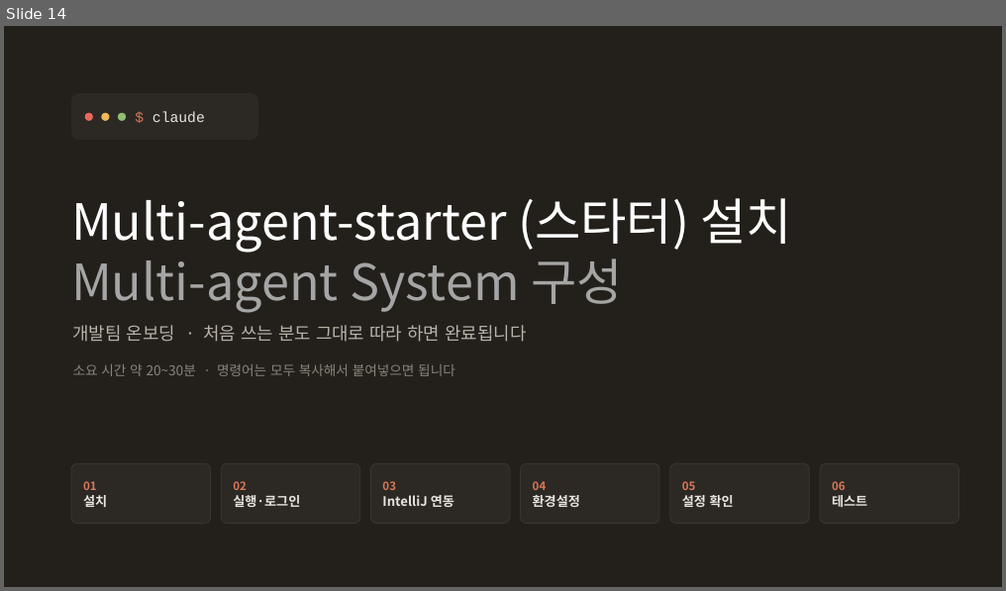
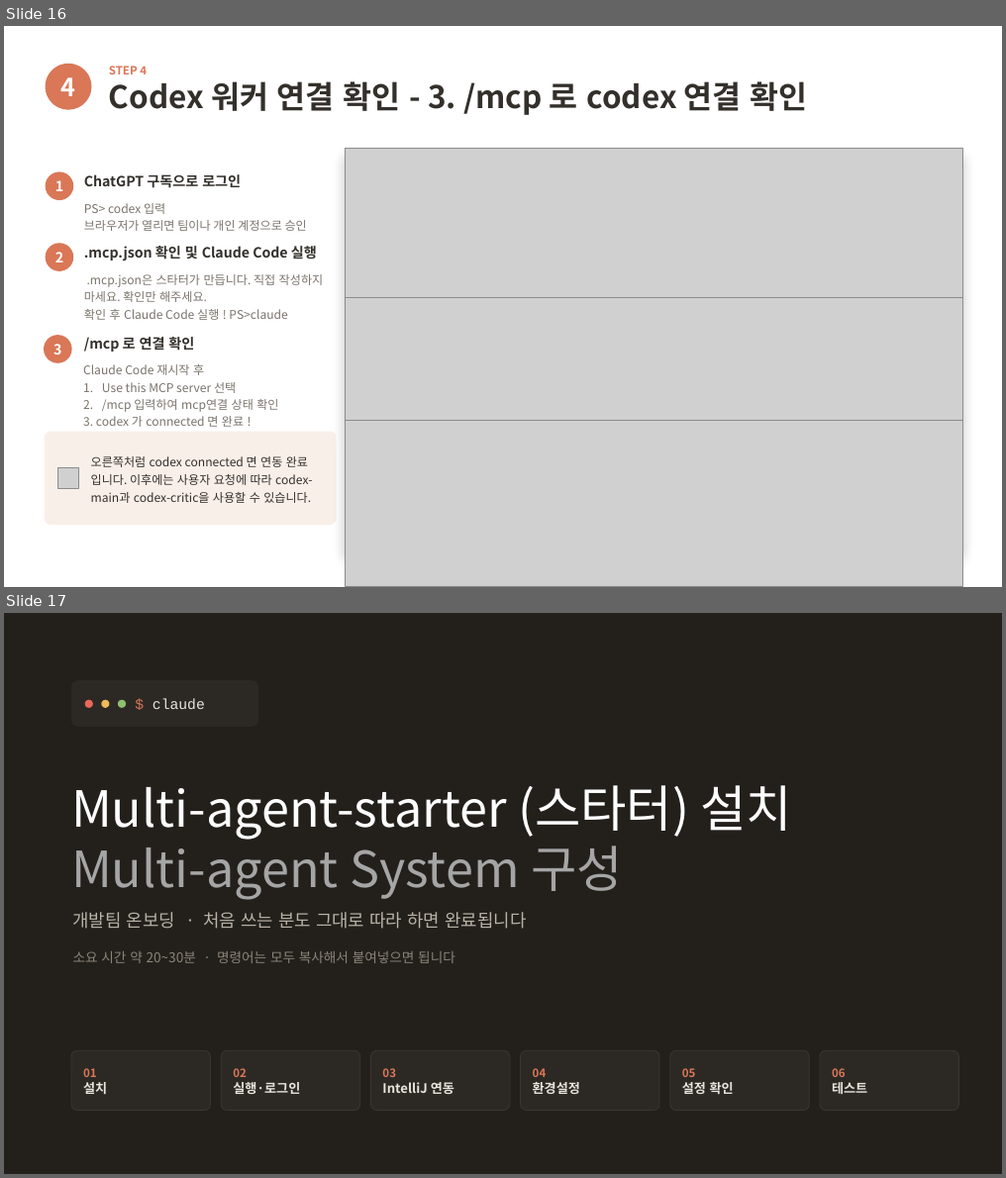
Before and after one commit to 313DEVGRP/Java-Service-Tree-Framework, a slide deck: Multi_Sub_Agent_USE_Manual_v1.0.pptx. Shown one above the other, each under a label of ours: slide 14 before the commit, slides 16 and 17 after it. The pictures are 1006x591 and 1006x1178 pixels, drawn with LibreOffice and Linux fonts; fonts in the diff are those of the drawing; grey boxes stand for pictures. Boxes give left, top, right and bottom in pixels: in the first picture for what was removed or moved away, otherwise in the second. Text is boxed around its words. In the diff, an @@ line names an element or a change of style, - is before the commit and + after.

```diff
--- a/Multi_Sub_Agent_USE_Manual_v1.0.pptx
+++ b/Multi_Sub_Agent_USE_Manual_v1.0.pptx
@@ slide 16 added at <box>4,26,1002,587</box>, background #FFFFFF @@
@@ ellipse added at <box>46,64,91,110</box>, fill #D97757 @@
@@ text added at <box>61,77,76,96</box>, 24 pt, text #FFFFFF, bold @@
+4
@@ text added at <box>109,66,808,115</box>, 30 pt, text #33302B, bold @@
+STEP 4
+Codex 워커 연결 확인 - 3. /mcp 로 codex 연결 확인
@@ ellipse added at <box>46,172,73,200</box>, fill #D97757 @@
@@ rounded rectangle added at <box>345,154,963,558</box>, fill #FFFFFF, outline #E4E0DA 1 pt @@
@@ picture added at <box>345,148,963,297</box> @@
@@ text added at <box>55,180,63,191</box>, 13.5 pt, text #FFFFFF, bold @@
+1
@@ text added at <box>84,174,241,188</box>, 13.5 pt, text #33302B, bold @@
+ChatGPT 구독으로 로그인
@@ text added at <box>84,203,307,231</box>, 11.5 pt, text #7A746B @@
+PS> codex 입력
+브라우저가 열리면 팀이나 개인 계정으로 승인
@@ ellipse added at <box>46,243,73,272</box>, fill #D97757 @@
@@ text added at <box>55,252,63,263</box>, 13.5 pt, text #FFFFFF, bold @@
+2
@@ text added at <box>84,246,317,261</box>, 13.5 pt, text #33302B, bold @@
+.mcp.json 확인 및 Claude Code 실행
@@ text added at <box>84,274,324,320</box>, 11.5 pt, text #7A746B @@
+.mcp.json은 스타터가 만듭니다. 직접 작성하지 마세요. 확인만 해주세요.
+확인 후 Claude Code 실행 ! PS>claude
@@ picture added at <box>345,297,963,421</box> @@
@@ ellipse added at <box>44,335,72,364</box>, fill #D97757 @@
@@ text added at <box>54,344,61,355</box>, 13.5 pt, text #FFFFFF, bold @@
+3
@@ text added at <box>84,337,194,352</box>, 13.5 pt, text #33302B, bold @@
+/mcp 로 연결 확인
@@ text added at <box>83,365,278,427</box>, 11.5 pt, text #7A746B @@
+Claude Code 재시작 후
+1. Use this MCP server 선택
+2. /mcp 입력하여 mcp연결 상태 확인
+3. codex 가 connected 면 완료 !
@@ rounded rectangle added at <box>45,432,337,525</box>, fill #F9EFE9 @@
@@ picture added at <box>345,421,963,586</box> @@
@@ picture added at <box>57,468,79,488</box> @@
@@ text added at <box>91,457,312,503</box>, 11.5 pt, text #33302B @@
+오른쪽처럼 codex connected 면 연동 완료 입니다. 이후에는 사용자 요청에 따라 codex-main과 codex-critic을 사용할 수 있습니다.
@@ what was slide 14 is now slide 17 @@
```
Also in this commit, not shown: 7 slides changed, 3 other slides added.
